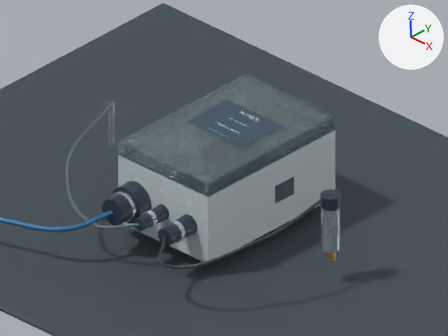
Before and after pictures for a commit that changed the Blender file research/selected-design-b1/CAD/outputs/B1_visual_assembly.blend.
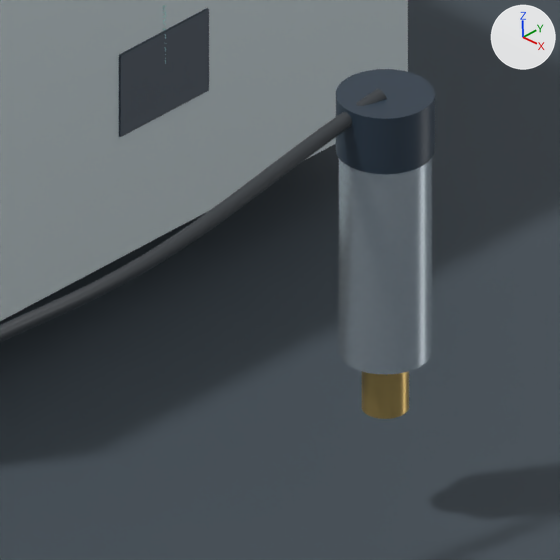
The first picture shows the older version from the file's camera 'MASTER_CAMERA'. The close-ups show the older and then the newer version on the part from 56% to 82% of the width and 52% to 87% of the height of that picture. Only the edits that show in the close-ups are written down. The lights are fixed; the arrows at upper right show +X, +Y and +Z.

The older version as bpy lines, for what is in view:
```python
ob_76_aux_reserved_undrilled_wall_marker = bpy.data.objects.new('76_AUX_RESERVED_UNDRILLED_WALL_MARKER', me_76_aux_reserved_undrilled_wall_marker)
ob_76_aux_reserved_undrilled_wall_marker.location = (0.0, 0.0, 0.0)
ob_80_pressure_transmitter_body_illustrative = bpy.data.objects.new('80_Pressure_transmitter_body_illustrative', me_80_pressure_transmitter_body_illustrative)
ob_80_pressure_transmitter_body_illustrative.location = (0.0, 0.0, 0.0)
ob_81_pressure_transmitter_m12_cap = bpy.data.objects.new('81_Pressure_transmitter_M12_cap', me_81_pressure_transmitter_m12_cap)
ob_81_pressure_transmitter_m12_cap.location = (0.0, 0.0, 0.0)
ob_presentation_pressure_sensor_cord__not_scale_cable_length = bpy.data.objects.new('Presentation pressure sensor cord (not scale cable length)', cu_presentation_pressure_sensor_cord__not_scale_cable_length)
ob_presentation_pressure_sensor_cord__not_scale_cable_length.location = (0.0, 0.0, 0.0)
# also in view: '82_Pressure_process_thread_illustrative' at (151.0, -13.0, 16.0); 'Photo backdrop floor' at (0.0, 0.0, -18.0); '01_Polycarbonate_enclosure_surrogate' at (0.0, 0.0, 38.0)
```
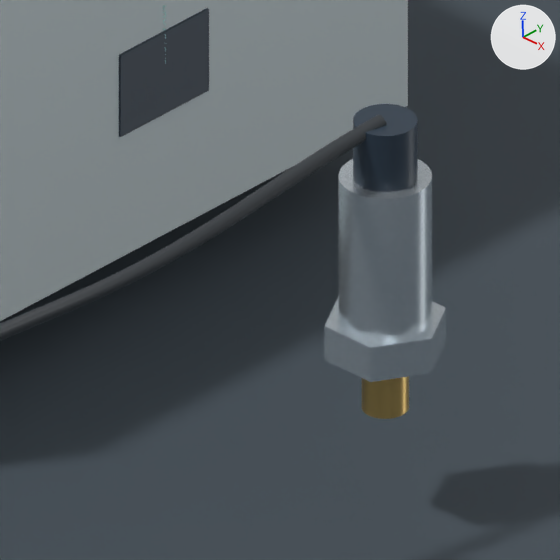
Changed parts and their boxes (x1, y1, x2, y2) in the close-ups (560 x 560 px):
'80_Pressure_transmitter_body_illustrative', reshaped (16% shorter): before (339, 159, 432, 374); after (339, 159, 432, 340)
'Presentation pressure sensor cord (not scale cable length)', reshaped: before (0, 89, 387, 343); after (0, 114, 387, 341)
'81_Pressure_transmitter_M12_cap', reshaped (34% narrower, 16% shorter): before (336, 69, 435, 174); after (353, 104, 418, 192)
'84_Pressure_transmitter_hex_illustrative', added: after (324, 296, 446, 382)
part 2 of me_81_pressure_transmitter_m12_cap, deleted (dark blue): before (336, 69, 435, 174)
part 3 of me_81_pressure_transmitter_m12_cap, added (dark blue): after (353, 104, 418, 192)

Edits to the bpy script that builds the scene:
```text
Change me_80_pressure_transmitter_body_illustrative:
    used by ob_80_pressure_transmitter_body_illustrative; location = (0.0, 0.0, 0.0)
    remove me_80_pressure_transmitter_body_illustrative.from_pydata(...)  # 458 vertices, 912 faces; spans x 141.6..160.4, y -22.4..-3.6, z 22.0..69.0
    add me_80_pressure_transmitter_body_illustrative.from_pydata(...)  # 458 vertices, 912 faces; spans x 141.6..160.4, y -22.4..-3.6, z 22.0..62.9
    me_80_pressure_transmitter_body_illustrative part 1: 13 vertices moved from x 141.7..160.2, y -21.9..-3.8, z 22.0..69.0 to x 141.6..159.7, y -21.9..-3.8, z 22.0..62.9; 324 vertices removed from x 141.6..160.4, y -22.4..-3.6, z 22.0..69.0; 324 vertices added at x 141.6..160.4, y -22.4..-3.6, z 22.0..62.9
Change me_81_pressure_transmitter_m12_cap:
    used by ob_81_pressure_transmitter_m12_cap; location = (0.0, 0.0, 0.0)
    remove me_81_pressure_transmitter_m12_cap.from_pydata(...)  # 458 vertices, 912 faces; spans x 141.0..161.0, y -23.0..-3.0, z 69.0..82.0
    add me_81_pressure_transmitter_m12_cap.from_pydata(...)  # 458 vertices, 912 faces; spans x 144.5..157.5, y -19.5..-6.5, z 62.9..75.9
    me_81_pressure_transmitter_m12_cap part 2: 458 vertices removed from x 141.0..161.0, y -23.0..-3.0, z 69.0..82.0
    me_81_pressure_transmitter_m12_cap part 3: 458 vertices added at x 144.5..157.5, y -19.5..-6.5, z 62.9..75.9, forming a 229-sided cylinder along z
Add me_84_pressure_transmitter_hex_illustrative:
    me_84_pressure_transmitter_hex_illustrative.from_pydata(...)  # a 6-sided cylinder along z spanning x 138.2..163.8, y -24.1..-1.9, z 22.0..30.0
    me_84_pressure_transmitter_hex_illustrative.materials.append(mat_brushed_stainless_aluminum)  # white #d6dfe6
Change cu_presentation_pressure_sensor_cord__not_scale_cable_length:
    where _sp = cu_presentation_pressure_sensor_cord__not_scale_cable_length.splines.new('BEZIER'); _sp.bezier_points.add(3)
    remove _sp.bezier_points.foreach_set('co', [35.0, -125.0, 35.0, 70.0, -160.0, 32.0, 136.0, -95.0, 60.0, 151.0, -14.0, 82.0])
    remove _sp.bezier_points.foreach_set('handle_left', [21.34, -111.3, 36.17, 50.9, -159.5, 28.85, 119.1, -127.0, 49.2, 145.1, -45.62, 73.41])
    remove _sp.bezier_points.foreach_set('handle_right', [48.66, -138.7, 33.83, 107.3, -160.9, 38.14, 150.9, -66.8, 69.52, 156.9, 17.62, 90.59])
    add _sp.bezier_points.foreach_set('co', [35.0, -125.0, 35.0, 70.0, -160.0, 32.0, 136.0, -95.0, 60.0, 151.0, -14.0, 75.9])
    add _sp.bezier_points.foreach_set('handle_left', [21.34, -111.3, 36.17, 50.9, -159.5, 28.85, 119.0, -127.4, 50.53, 145.1, -45.62, 69.69])
    add _sp.bezier_points.foreach_set('handle_right', [48.66, -138.7, 33.83, 107.3, -160.9, 38.14, 150.8, -66.93, 68.21, 156.9, 17.62, 82.11])
Add ob_84_pressure_transmitter_hex_illustrative:
    ob_84_pressure_transmitter_hex_illustrative = bpy.data.objects.new('84_Pressure_transmitter_hex_illustrative', me_84_pressure_transmitter_hex_illustrative)
    ob_84_pressure_transmitter_hex_illustrative.location = (0.0, 0.0, 0.0)
```
